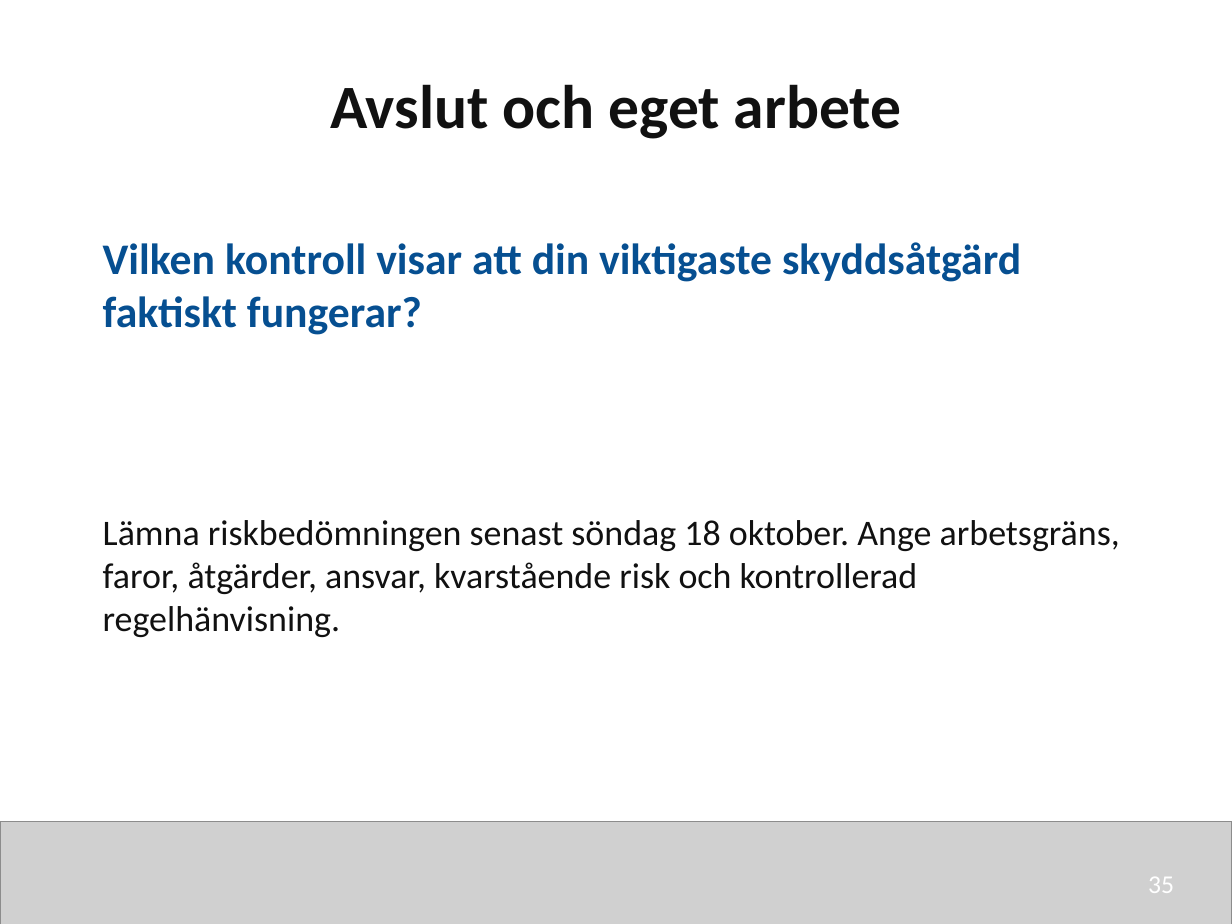
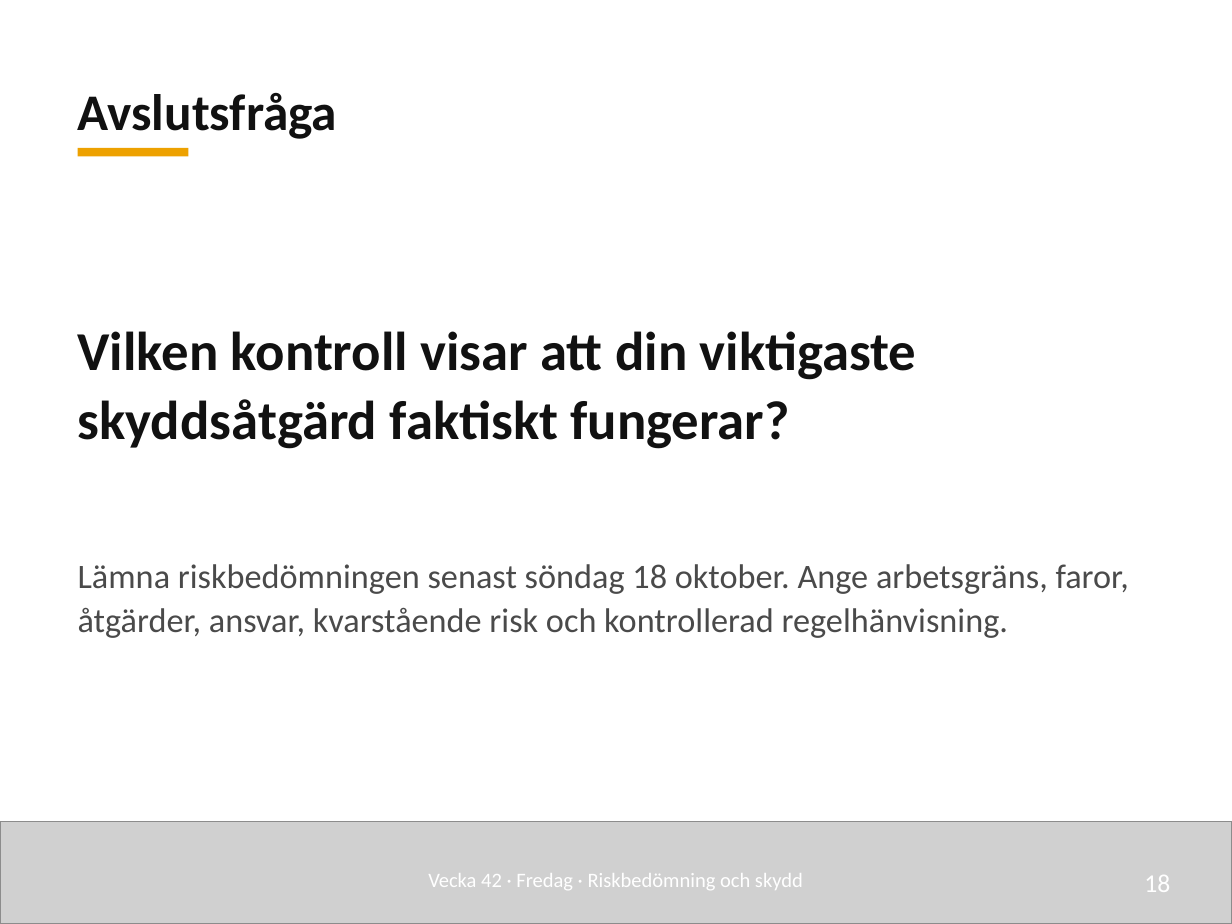
Before and after one commit to nj22az/nj22az.github.io, a slide deck: slide 18 of sjoskolan/vecka-42/aktuell/v42_03_Riskbedomning_och_skydd_elev.pptx (slide 35 before the commit). Drawn at 1232x924 pixels with LibreOffice and Linux fonts; fonts in the diff are those of the drawing; grey boxes stand for pictures. Boxes give left, top, right and bottom in pixels: in the first picture for what was removed or moved away, otherwise in the second. Text is boxed around its words. In the diff, an @@ line names an element or a change of style, - is before the commit and + after.

```diff
--- a/sjoskolan/vecka-42/aktuell/v42_03_Riskbedomning_och_skydd_elev.pptx
+++ b/sjoskolan/vecka-42/aktuell/v42_03_Riskbedomning_och_skydd_elev.pptx
@@ text removed at <box>330,84,901,139</box> @@
-Avslut och eget arbete
@@ text added at <box>78,93,338,139</box>, 30 pt, text #111111, bold @@
+Avslutsfråga
@@ rectangle added at <box>78,148,188,156</box>, fill #EDA100 @@
@@ text "Vilken kontroll visar att din ...": place and size @@
-text "Vilken kontroll visar att din ..." at <box>103,242,1021,335</box>
+text "Vilken kontroll visar att din ..." at <box>78,331,917,449</box>
@@ text "Vilken kontroll visar att din ..." at <box>78,331,917,449</box>: size 25.5 to 32 pt, text colour #064F91 to #111111; line spacing 1 to 1.05; more space between paragraphs; vertical alignment top to middle @@
@@ text "Lämna riskbedömningen senast söndag 18 ...": place and size @@
-text "Lämna riskbedömningen senast söndag 18 ..." at <box>103,520,1120,637</box>
+text "Lämna riskbedömningen senast söndag 18 ..." at <box>78,564,1129,638</box>
@@ text "Lämna riskbedömningen senast söndag 18 ..." at <box>78,564,1129,638</box>: size 21 to 20 pt, text colour #111111 to #4A4A4A; line spacing 1 to 1.08; more space between paragraphs @@
@@ text added at <box>428,873,803,890</box>, 12 pt, text #FFFFFF @@
+Vecka 42 · Fredag · Riskbedömning och skydd
@@ text added at <box>1144,875,1170,892</box>, 15 pt, text #FFFFFF @@
+18
@@ text removed at <box>1148,877,1174,893</box> @@
-35
```
Also in this commit, not shown: 9 other slides changed, 11 slides added, 26 slides removed, 49 other files.
